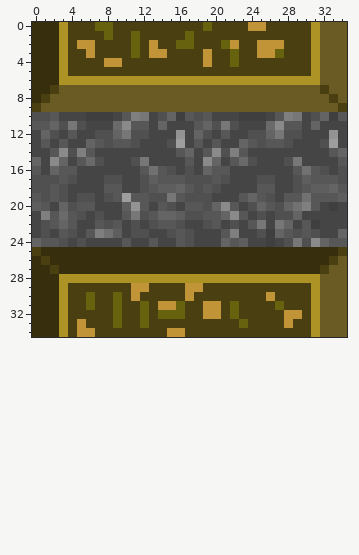
File history of a pixel-art sprite, horizontaldoorgang.png. The first picture shows the starting point.
The file is 35x35 pixels. Colours within 5 levels of each other are drawn and written as one.
Once edited:
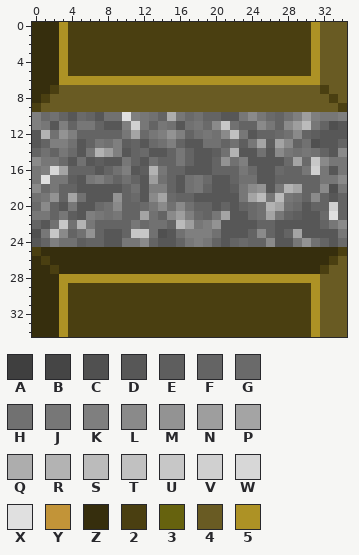
Palette (. is transparent): A #3f3f3f  B #454545  C #505050  D #575757  E #5e5e5e  F #646464  G #6a6a6a  H #717171  J #777777  K #7f7f7f  L #8a8a8a  M #939393  N #9e9e9e  P #a4a4a4  Q #adadad  R #b3b3b3  S #bbbbbb  T #c1c1c1  U #c7c7c7  V #d0d0d0  W #d7d7d7  X #e0e0e0  Y #c29438  Z #362e0d  2 #4a3f11  3 #66620e  4 #695b23  5 #ad9225
Diff:
@@ x 0..34 @@
- 0 ZZZ522233222222222232222YY222225444
- 1 ZZZ52222322322222322222222222225444
- 2 ZZZ52YY222232Y22332223Y22YYY2225444
- 3 ZZZ522Y222232YY2222Y22322YY32225444
- 4 ZZZ52222YY222222222Y223222222225444
+ 0 ZZZ52222222222222222222222222225444
+ 1 ZZZ52222222222222222222222222225444
+ 2 ZZZ52222222222222222222222222225444
+ 3 ZZZ52222222222222222222222222225444
+ 4 ZZZ52222222222222222222222222225444
  5 ZZZ52222222222222222222222222225444
@@ x 0..34 @@
  9 24444444444444444444444444444444442
-10 CCDBBBAAABDKJBCFADCDBBBAAABDKJBCFAD
-11 DDFCJCBBBGLDDBFBBBDFCJCBBBGLDDBFBBB
-12 BFCBDBBCCFJCCBBBMBFCBDBBCCFJCCBBBMB
-13 BDBDBBFDCDDCBBBCNBDBDBBFDCDDCBBBCNB
-14 BBDLCKDBBBBBBBBBDFBDLCKDBBBBBBBBBDF
-15 FBLFBDGCBBBCJBBBBDBLFBDGCBBBCJBBBBD
-16 DBFDDBBBBBBBDHDCBCBFDDBBBBBBBDHDCBC
-17 CCCDCBBBCCBBCEDDDCCCDCBBBCCBBCEDDDC
-18 CCDCBBBBDDBBCDEEFDCDCBBBBDDBBCDEEFD
-19 DCDCBCCBCDNDDCCJDCCCBBBDFDCBDDHDDDE
-20 EDBFCDDBBBEMDBDCBDDCFLDBCFDCFHKDBAB
-21 BKDGDCBCBBDJCDFFECCDDFLDBCBCCFBBBBB
-22 BCDFDBBDCDBCBCDDCBBCDBCBDJBJFBDABBB
-23 BCBDCBDKHEBCCBBCDCBBBDKBBCAFDCDCBBF
-24 FDDCBCBBBBDBBDBBDCBBBFDEBBABCJCLFDD
+10 KGHFDGFDHHXKJHFQJGHFFDDJLJGFHKNKJJK
+11 KJDKFJJFDDKVJFJHDHJGLUHFFLJFLNSJFCD
+12 DRHMKFFFFFJPGJKMKFHJHLTJDFFGHLFEDDD
+13 DFKKHDFJHKEFDGHKFDDHHFHEJPEPLFHCDDF
+14 FHFJGDJRNKDFGDDFJFDDEHRDDHDLJHJHFDL
+15 LJJGDHDEDDJFDHFFJFDDFMHKDDDDGPGULJJ
+16 JKWPFFFDFHKDERJFFDDDFFFJGDDGFFJVJDJ
+17 JXJJEDJKHFHFDNHFDHJGDDFHHDDFFFFFJJL
+18 LGJFFDDDDDFHDKKFDHJFDDEJLMDJRPFFLCJ
+19 HJMFPHDDDMFGDLPGFFDDDDDJPSJSJHFLFDF
+20 GLFDJDDGHLFFGJLHLHFFDFDFGHRPHGDFFVF
+21 JJFJEDKJHJFFPHFLNKGFJPDDGHPJFEDDGXF
+22 FDHUHRJFFFFJGHHFSNJKMDDDDFFDDDDDFJL
+23 CJULFHMFDDFUUHCDHKKKHDDDFLFDFPDDDDJ
+24 DFKHHEFFDDJJLFDDFJKJFDFGFFLDDJMHFDG
 25 2ZZZZZZZZZZZZZZZZZZZZZZZZZZZZZZZZZ2
@@ x 0..34 @@
 28 ZZZ55555555555555555555555555555444
-29 ZZZ52222222YY2222YY2222222222225444
-30 ZZZ52232232Y22222Y22222222Y22225444
-31 ZZZ52232232232YY322YY23222232225444
-32 ZZZ5222223223233322YY2322222YY25444
-33 ZZZ52Y2223223222222222232222Y225444
-34 ZZZ52YY22222222YY222222222222225444
+29 ZZZ52222222222222222222222222225444
+30 ZZZ52222222222222222222222222225444
+31 ZZZ52222222222222222222222222225444
+32 ZZZ52222222222222222222222222225444
+33 ZZZ52222222222222222222222222225444
+34 ZZZ52222222222222222222222222225444
Where, in picture pixels (left, top, right, bottom), the same in both pictures:
changed: (77, 22, 284, 67)
changed: (32, 112, 347, 337)
